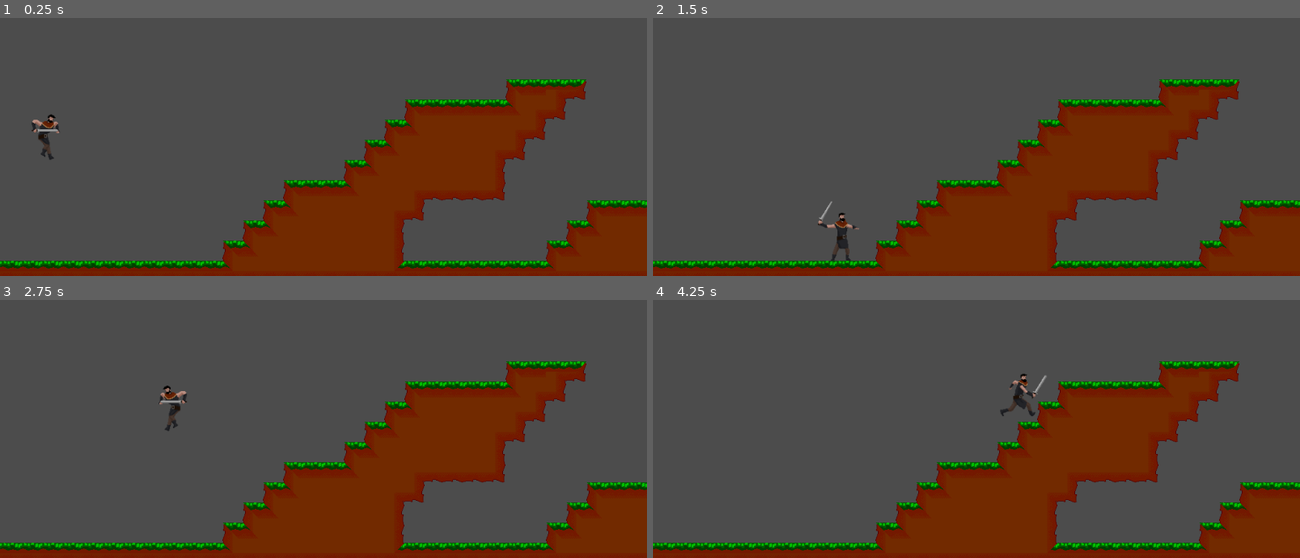
Above: before the commit, frames 1-4 (two rows, left to right).
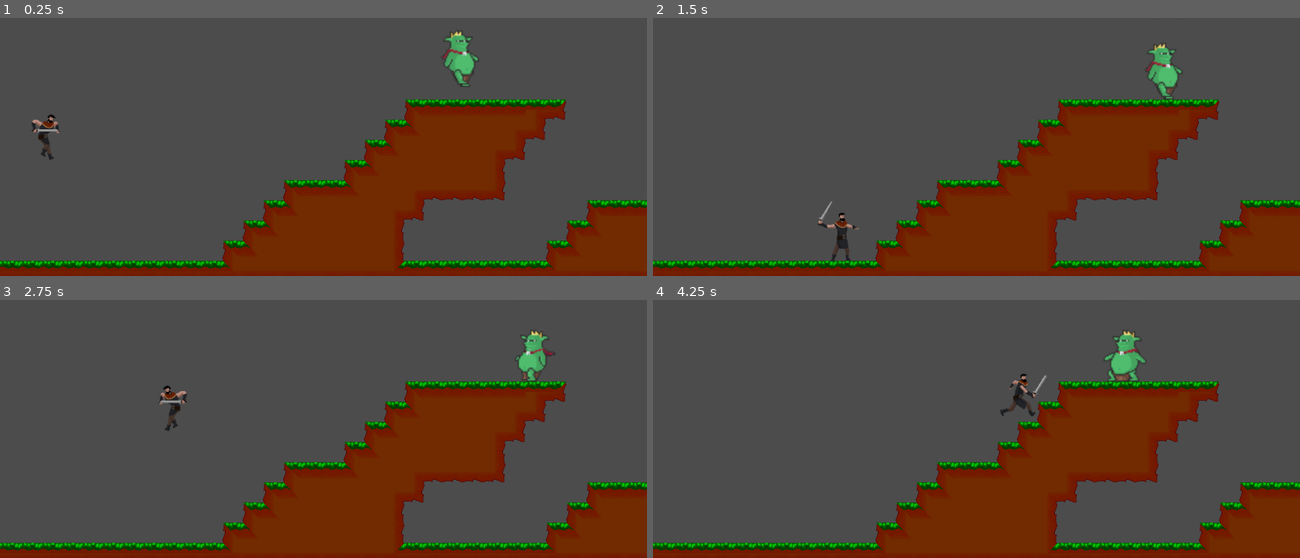
Above: after the commit, the same moments.

Repository: JasonWandrag/adventures_of_arthur
Game: Godot game, scene res://scenes/levels/Level_1.tscn
Two runs of this game, one before a commit and one after it. Both use one fixed random seed, a clock stepped at 60 frames per second and the inputs below. The project has no main scene, so this scene is started directly.
Inputs:
- Up to frame 1 (0.25 s): no input
- Up to frame 2 (1.5 s): hold Right (right) from 0.53 s (still down); tap Space (jump) at 0.6, 0.77, 1.07 s; tap Ctrl (attack) at 1.35 s
- Up to frame 3 (2.75 s): tap Space (jump) at 1.52, 1.55, 1.82, 2.1 s; release Right (right) at 2.03 s; hold Left (left) from 2.03 s (still down)
- Up to frame 4 (4.25 s): release Left (left) at 2.78 s; hold Right (right) from 2.78 s (still down); tap Ctrl (attack) at 2.85 s; tap Space (jump) at 3.02, 3.05, 3.32, 3.6, 3.77, 4.07 s

The runs differ from the first frame. In frame 1, 1.8% of the frame differs, in the area x 68-91%, y 5-35%; in frame 2, 1.7%; in frame 3, 1.6%; in frame 4, 1.9%, in the area x 69-91%, y 11-35%.

Commit message:
Added Ysbadadden

Diff:
--- a/project.godot
+++ b/project.godot
@@ -48,6 +48,15 @@
  ]
 }
 
+[layer_names]
+
+2d_physics/layer_1="Player"
+2d_physics/layer_2="Platform"
+2d_physics/layer_3="Fallzone"
+2d_physics/layer_4="Item"
+2d_physics/layer_5="Enemy"
+2d_physics/layer_6="Projectile"
+
 [physics]
 
 common/enable_pause_aware_picking=true
--- /dev/null
+++ b/scenes/enemies/Ysbaddaden.tscn
@@ -0,0 +1,560 @@
+[gd_scene load_steps=100 format=2]
+
+[ext_resource path="res://scripts/enemies/Ysbaddaden.gd" type="Script" id=1]
+[ext_resource path="res://assets/enemies/GiantKing.png" type="Texture" id=2]
+
+[sub_resource type="AtlasTexture" id=1]
+flags = 4
+atlas = ExtResource( 2 )
+region = Rect2( 0, 576, 64, 64 )
+
+[sub_resource type="AtlasTexture" id=2]
+flags = 4
+atlas = ExtResource( 2 )
+region = Rect2( 64, 576, 64, 64 )
+
+[sub_resource type="AtlasTexture" id=3]
+flags = 4
+atlas = ExtResource( 2 )
+region = Rect2( 128, 576, 64, 64 )
+
+[sub_resource type="AtlasTexture" id=4]
+flags = 4
+atlas = ExtResource( 2 )
+region = Rect2( 192, 576, 64, 64 )
+
+[sub_resource type="AtlasTexture" id=5]
+flags = 4
+atlas = ExtResource( 2 )
+region = Rect2( 256, 576, 64, 64 )
+
+[sub_resource type="AtlasTexture" id=6]
+flags = 4
+atlas = ExtResource( 2 )
+region = Rect2( 320, 576, 64, 64 )
+
+[sub_resource type="AtlasTexture" id=7]
+flags = 4
+atlas = ExtResource( 2 )
+region = Rect2( 0, 640, 64, 64 )
+
+[sub_resource type="AtlasTexture" id=8]
+flags = 4
+atlas = ExtResource( 2 )
+region = Rect2( 64, 640, 64, 64 )
+
+[sub_resource type="AtlasTexture" id=9]
+flags = 4
+atlas = ExtResource( 2 )
+region = Rect2( 128, 640, 64, 64 )
+
+[sub_resource type="AtlasTexture" id=10]
+flags = 4
+atlas = ExtResource( 2 )
+region = Rect2( 192, 640, 64, 64 )
+
+[sub_resource type="AtlasTexture" id=11]
+flags = 4
+atlas = ExtResource( 2 )
+region = Rect2( 256, 640, 64, 64 )
+
+[sub_resource type="AtlasTexture" id=12]
+flags = 4
+atlas = ExtResource( 2 )
+region = Rect2( 320, 640, 64, 64 )
+
+[sub_resource type="AtlasTexture" id=13]
+flags = 4
+atlas = ExtResource( 2 )
+region = Rect2( 384, 640, 64, 64 )
+
+[sub_resource type="AtlasTexture" id=14]
+flags = 4
+atlas = ExtResource( 2 )
+region = Rect2( 0, 448, 64, 64 )
+
+[sub_resource type="AtlasTexture" id=15]
+flags = 4
+atlas = ExtResource( 2 )
+region = Rect2( 64, 448, 64, 64 )
+
+[sub_resource type="AtlasTexture" id=16]
+flags = 4
+atlas = ExtResource( 2 )
+region = Rect2( 128, 448, 64, 64 )
+
+[sub_resource type="AtlasTexture" id=17]
+flags = 4
+atlas = ExtResource( 2 )
+region = Rect2( 192, 448, 64, 64 )
+
+[sub_resource type="AtlasTexture" id=18]
+flags = 4
+atlas = ExtResource( 2 )
+region = Rect2( 256, 448, 64, 64 )
+
+[sub_resource type="AtlasTexture" id=19]
+flags = 4
+atlas = ExtResource( 2 )
+region = Rect2( 320, 448, 64, 64 )
+
+[sub_resource type="AtlasTexture" id=20]
+flags = 4
+atlas = ExtResource( 2 )
+region = Rect2( 384, 448, 64, 64 )
+
+[sub_resource type="AtlasTexture" id=21]
+flags = 4
+atlas = ExtResource( 2 )
+region = Rect2( 448, 448, 64, 64 )
+
+[sub_resource type="AtlasTexture" id=22]
+flags = 4
+atlas = ExtResource( 2 )
+region = Rect2( 512, 448, 64, 64 )
+
+[sub_resource type="AtlasTexture" id=23]
+flags = 4
+atlas = ExtResource( 2 )
+region = Rect2( 576, 448, 64, 64 )
+
+[sub_resource type="AtlasTexture" id=24]
+flags = 4
+atlas = ExtResource( 2 )
+region = Rect2( 640, 448, 64, 64 )
+
+[sub_resource type="AtlasTexture" id=25]
+flags = 4
+atlas = ExtResource( 2 )
+region = Rect2( 0, 640, 64, 64 )
+
+[sub_resource type="AtlasTexture" id=26]
+flags = 4
+atlas = ExtResource( 2 )
+region = Rect2( 64, 640, 64, 64 )
+
+[sub_resource type="AtlasTexture" id=27]
+flags = 4
+atlas = ExtResource( 2 )
+region = Rect2( 128, 640, 64, 64 )
+
+[sub_resource type="AtlasTexture" id=28]
+flags = 4
+atlas = ExtResource( 2 )
+region = Rect2( 192, 640, 64, 64 )
+
+[sub_resource type="AtlasTexture" id=29]
+flags = 4
+atlas = ExtResource( 2 )
+region = Rect2( 256, 640, 64, 64 )
+
+[sub_resource type="AtlasTexture" id=30]
+flags = 4
+atlas = ExtResource( 2 )
+region = Rect2( 320, 640, 64, 64 )
+
+[sub_resource type="AtlasTexture" id=31]
+flags = 4
+atlas = ExtResource( 2 )
+region = Rect2( 384, 640, 64, 64 )
+
+[sub_resource type="AtlasTexture" id=32]
+flags = 4
+atlas = ExtResource( 2 )
+region = Rect2( 0, 64, 64, 64 )
+
+[sub_resource type="AtlasTexture" id=33]
+flags = 4
+atlas = ExtResource( 2 )
+region = Rect2( 64, 64, 64, 64 )
+
+[sub_resource type="AtlasTexture" id=34]
+flags = 4
+atlas = ExtResource( 2 )
+region = Rect2( 128, 64, 64, 64 )
+
+[sub_resource type="AtlasTexture" id=35]
+flags = 4
+atlas = ExtResource( 2 )
+region = Rect2( 192, 64, 64, 64 )
+
+[sub_resource type="AtlasTexture" id=36]
+flags = 4
+atlas = ExtResource( 2 )
+region = Rect2( 256, 64, 64, 64 )
+
+[sub_resource type="AtlasTexture" id=37]
+flags = 4
+atlas = ExtResource( 2 )
+region = Rect2( 320, 64, 64, 64 )
+
+[sub_resource type="AtlasTexture" id=38]
+flags = 4
+atlas = ExtResource( 2 )
+region = Rect2( 0, 128, 64, 64 )
+
+[sub_resource type="AtlasTexture" id=39]
+flags = 4
+atlas = ExtResource( 2 )
+region = Rect2( 64, 128, 64, 64 )
+
+[sub_resource type="AtlasTexture" id=40]
+flags = 4
+atlas = ExtResource( 2 )
+region = Rect2( 128, 128, 64, 64 )
+
+[sub_resource type="AtlasTexture" id=41]
+flags = 4
+atlas = ExtResource( 2 )
+region = Rect2( 192, 128, 64, 64 )
+
+[sub_resource type="AtlasTexture" id=42]
+flags = 4
+atlas = ExtResource( 2 )
+region = Rect2( 256, 128, 64, 64 )
+
+[sub_resource type="AtlasTexture" id=43]
+flags = 4
+atlas = ExtResource( 2 )
+region = Rect2( 320, 128, 64, 64 )
+
+[sub_resource type="AtlasTexture" id=44]
+flags = 4
+atlas = ExtResource( 2 )
+region = Rect2( 384, 128, 64, 64 )
+
+[sub_resource type="AtlasTexture" id=45]
+flags = 4
+atlas = ExtResource( 2 )
+region = Rect2( 448, 128, 64, 64 )
+
+[sub_resource type="AtlasTexture" id=46]
+flags = 4
+atlas = ExtResource( 2 )
+region = Rect2( 0, 384, 64, 64 )
+
+[sub_resource type="AtlasTexture" id=47]
+flags = 4
+atlas = ExtResource( 2 )
+region = Rect2( 64, 384, 64, 64 )
+
+[sub_resource type="AtlasTexture" id=48]
+flags = 4
+atlas = ExtResource( 2 )
+region = Rect2( 128, 384, 64, 64 )
+
+[sub_resource type="AtlasTexture" id=49]
+flags = 4
+atlas = ExtResource( 2 )
+region = Rect2( 192, 384, 64, 64 )
+
+[sub_resource type="AtlasTexture" id=50]
+flags = 4
+atlas = ExtResource( 2 )
+region = Rect2( 0, 192, 64, 64 )
+
+[sub_resource type="AtlasTexture" id=51]
+flags = 4
+atlas = ExtResource( 2 )
+region = Rect2( 64, 192, 64, 64 )
+
+[sub_resource type="AtlasTexture" id=52]
+flags = 4
+atlas = ExtResource( 2 )
+region = Rect2( 128, 192, 64, 64 )
+
+[sub_resource type="AtlasTexture" id=53]
+flags = 4
+atlas = ExtResource( 2 )
+region = Rect2( 192, 192, 64, 64 )
+
+[sub_resource type="AtlasTexture" id=54]
+flags = 4
+atlas = ExtResource( 2 )
+region = Rect2( 256, 192, 64, 64 )
+
+[sub_resource type="AtlasTexture" id=55]
+flags = 4
+atlas = ExtResource( 2 )
+region = Rect2( 320, 192, 64, 64 )
+
+[sub_resource type="AtlasTexture" id=56]
+flags = 4
+atlas = ExtResource( 2 )
+region = Rect2( 384, 192, 64, 64 )
+
+[sub_resource type="AtlasTexture" id=57]
+flags = 4
+atlas = ExtResource( 2 )
+region = Rect2( 448, 192, 64, 64 )
+
+[sub_resource type="AtlasTexture" id=58]
+flags = 4
+atlas = ExtResource( 2 )
+region = Rect2( 512, 192, 64, 64 )
+
+[sub_resource type="AtlasTexture" id=59]
+flags = 4
+atlas = ExtResource( 2 )
+region = Rect2( 576, 192, 64, 64 )
+
+[sub_resource type="AtlasTexture" id=60]
+flags = 4
+atlas = ExtResource( 2 )
+region = Rect2( 640, 192, 64, 64 )
+
+[sub_resource type="AtlasTexture" id=61]
+flags = 4
+atlas = ExtResource( 2 )
+region = Rect2( 704, 192, 64, 64 )
+
+[sub_resource type="AtlasTexture" id=62]
+flags = 4
+atlas = ExtResource( 2 )
+region = Rect2( 0, 256, 64, 64 )
+
+[sub_resource type="AtlasTexture" id=63]
+flags = 4
+atlas = ExtResource( 2 )
+region = Rect2( 64, 256, 64, 64 )
+
+[sub_resource type="AtlasTexture" id=64]
+flags = 4
+atlas = ExtResource( 2 )
+region = Rect2( 128, 256, 64, 64 )
+
+[sub_resource type="AtlasTexture" id=65]
+flags = 4
+atlas = ExtResource( 2 )
+region = Rect2( 192, 256, 64, 64 )
+
+[sub_resource type="AtlasTexture" id=66]
+flags = 4
+atlas = ExtResource( 2 )
+region = Rect2( 256, 256, 64, 64 )
+
+[sub_resource type="AtlasTexture" id=67]
+flags = 4
+atlas = ExtResource( 2 )
+region = Rect2( 320, 256, 64, 64 )
+
+[sub_resource type="AtlasTexture" id=68]
+flags = 4
+atlas = ExtResource( 2 )
+region = Rect2( 384, 256, 64, 64 )
+
+[sub_resource type="AtlasTexture" id=69]
+flags = 4
+atlas = ExtResource( 2 )
+region = Rect2( 448, 256, 64, 64 )
+
+[sub_resource type="AtlasTexture" id=70]
+flags = 4
+atlas = ExtResource( 2 )
+region = Rect2( 0, 320, 64, 64 )
+
+[sub_resource type="AtlasTexture" id=71]
+flags = 4
+atlas = ExtResource( 2 )
+region = Rect2( 64, 320, 64, 64 )
+
+[sub_resource type="AtlasTexture" id=72]
+flags = 4
+atlas = ExtResource( 2 )
+region = Rect2( 128, 320, 64, 64 )
+
+[sub_resource type="AtlasTexture" id=73]
+flags = 4
+atlas = ExtResource( 2 )
+region = Rect2( 192, 320, 64, 64 )
+
+[sub_resource type="AtlasTexture" id=74]
+flags = 4
+atlas = ExtResource( 2 )
+region = Rect2( 256, 320, 64, 64 )
+
+[sub_resource type="AtlasTexture" id=75]
+flags = 4
+atlas = ExtResource( 2 )
+region = Rect2( 320, 320, 64, 64 )
+
+[sub_resource type="AtlasTexture" id=76]
+flags = 4
+atlas = ExtResource( 2 )
+region = Rect2( 384, 320, 64, 64 )
+
+[sub_resource type="AtlasTexture" id=77]
+flags = 4
+atlas = ExtResource( 2 )
+region = Rect2( 448, 320, 64, 64 )
+
+[sub_resource type="AtlasTexture" id=78]
+flags = 4
+atlas = ExtResource( 2 )
+region = Rect2( 512, 320, 64, 64 )
+
+[sub_resource type="AtlasTexture" id=79]
+flags = 4
+atlas = ExtResource( 2 )
+region = Rect2( 576, 320, 64, 64 )
+
+[sub_resource type="AtlasTexture" id=80]
+flags = 4
+atlas = ExtResource( 2 )
+region = Rect2( 640, 320, 64, 64 )
+
+[sub_resource type="AtlasTexture" id=81]
+flags = 4
+atlas = ExtResource( 2 )
+region = Rect2( 704, 320, 64, 64 )
+
+[sub_resource type="AtlasTexture" id=82]
+flags = 4
+atlas = ExtResource( 2 )
+region = Rect2( 768, 320, 64, 64 )
+
+[sub_resource type="AtlasTexture" id=83]
+flags = 4
+atlas = ExtResource( 2 )
+region = Rect2( 832, 320, 64, 64 )
+
+[sub_resource type="AtlasTexture" id=84]
+flags = 4
+atlas = ExtResource( 2 )
+region = Rect2( 896, 320, 64, 64 )
+
+[sub_resource type="AtlasTexture" id=85]
+flags = 4
+atlas = ExtResource( 2 )
+region = Rect2( 960, 320, 64, 64 )
+
+[sub_resource type="AtlasTexture" id=86]
+flags = 4
+atlas = ExtResource( 2 )
+region = Rect2( 0, 576, 64, 64 )
+
+[sub_resource type="AtlasTexture" id=87]
+flags = 4
+atlas = ExtResource( 2 )
+region = Rect2( 64, 576, 64, 64 )
+
+[sub_resource type="AtlasTexture" id=88]
+flags = 4
+atlas = ExtResource( 2 )
+region = Rect2( 128, 576, 64, 64 )
+
+[sub_resource type="AtlasTexture" id=89]
+flags = 4
+atlas = ExtResource( 2 )
+region = Rect2( 192, 576, 64, 64 )
+
+[sub_resource type="AtlasTexture" id=90]
+flags = 4
+atlas = ExtResource( 2 )
+region = Rect2( 256, 576, 64, 64 )
+
+[sub_resource type="AtlasTexture" id=91]
+flags = 4
+atlas = ExtResource( 2 )
+region = Rect2( 320, 576, 64, 64 )
+
+[sub_resource type="AtlasTexture" id=92]
+flags = 4
+atlas = ExtResource( 2 )
+region = Rect2( 0, 0, 64, 64 )
+
+[sub_resource type="AtlasTexture" id=93]
+flags = 4
+atlas = ExtResource( 2 )
+region = Rect2( 64, 0, 64, 64 )
+
+[sub_resource type="AtlasTexture" id=94]
+flags = 4
+atlas = ExtResource( 2 )
+region = Rect2( 128, 0, 64, 64 )
+
+[sub_resource type="AtlasTexture" id=95]
+flags = 4
+atlas = ExtResource( 2 )
+region = Rect2( 192, 0, 64, 64 )
+
+[sub_resource type="SpriteFrames" id=96]
+animations = [ {
+"frames": [ SubResource( 1 ), SubResource( 2 ), SubResource( 3 ), SubResource( 4 ), SubResource( 5 ), SubResource( 6 ), SubResource( 7 ), SubResource( 8 ), SubResource( 9 ), SubResource( 10 ), SubResource( 11 ), SubResource( 12 ), SubResource( 13 ) ],
+"loop": true,
+"name": "Jump",
+"speed": 10.0
+}, {
+"frames": [ SubResource( 14 ), SubResource( 15 ), SubResource( 16 ), SubResource( 17 ), SubResource( 18 ), SubResource( 19 ), SubResource( 20 ), SubResource( 21 ), SubResource( 22 ), SubResource( 23 ), SubResource( 24 ) ],
+"loop": true,
+"name": "Die",
+"speed": 10.0
+}, {
+"frames": [ SubResource( 25 ), SubResource( 26 ), SubResource( 27 ), SubResource( 28 ), SubResource( 29 ), SubResource( 30 ), SubResource( 31 ) ],
+"loop": true,
+"name": "FallDown",
+"speed": 10.0
+}, {
+"frames": [ SubResource( 32 ), SubResource( 33 ), SubResource( 34 ), SubResource( 35 ), SubResource( 36 ), SubResource( 37 ) ],
+"loop": true,
+"name": "Walk",
+"speed": 10.0
+}, {
+"frames": [ SubResource( 38 ), SubResource( 39 ), SubResource( 40 ), SubResource( 41 ), SubResource( 42 ), SubResource( 43 ), SubResource( 44 ), SubResource( 45 ) ],
+"loop": true,
+"name": "Surprise",
+"speed": 10.0
+}, {
+"frames": [ SubResource( 46 ), SubResource( 47 ), SubResource( 48 ), SubResource( 49 ) ],
+"loop": true,
+"name": "TakeDamage",
+"speed": 10.0
+}, {
+"frames": [ SubResource( 50 ), SubResource( 51 ), SubResource( 52 ), SubResource( 53 ), SubResource( 54 ), SubResource( 55 ), SubResource( 56 ), SubResource( 57 ), SubResource( 58 ), SubResource( 59 ), SubResource( 60 ), SubResource( 61 ), SubResource( 62 ), SubResource( 63 ), SubResource( 64 ), SubResource( 65 ), SubResource( 66 ), SubResource( 67 ), SubResource( 68 ), SubResource( 69 ) ],
+"loop": true,
+"name": "Throw",
+"speed": 10.0
+}, {
+"frames": [ SubResource( 70 ), SubResource( 71 ), SubResource( 72 ), SubResource( 73 ), SubResource( 74 ), SubResource( 75 ), SubResource( 76 ), SubResource( 77 ), SubResource( 78 ), SubResource( 79 ), SubResource( 80 ), SubResource( 81 ), SubResource( 82 ), SubResource( 83 ), SubResource( 84 ), SubResource( 85 ) ],
+"loop": true,
+"name": "Eat",
+"speed": 10.0
+}, {
+"frames": [ SubResource( 86 ), SubResource( 87 ), SubResource( 88 ), SubResource( 89 ), SubResource( 90 ), SubResource( 91 ) ],
+"loop": true,
+"name": "JumpUp",
+"speed": 10.0
+}, {
+"frames": [ SubResource( 92 ), SubResource( 93 ), SubResource( 94 ), SubResource( 95 ) ],
+"loop": true,
+"name": "Idle",
+"speed": 10.0
+} ]
+
+[sub_resource type="RectangleShape2D" id=97]
+extents = Vector2( 24, 40 )
+
+[node name="Ysbaddaden" type="KinematicBody2D"]
+script = ExtResource( 1 )
+
+[node name="AnimatedSprite" type="AnimatedSprite" parent="."]
+scale = Vector2( 2, 2 )
+frames = SubResource( 96 )
+animation = "Idle"
+frame = 1
+playing = true
+__meta__ = {
+"_edit_lock_": true
+}
+
+[node name="CollisionShape2D" type="CollisionShape2D" parent="."]
+position = Vector2( 0, 24 )
+shape = SubResource( 97 )
+__meta__ = {
+"_edit_lock_": true
+}
+
+[node name="RayCast2D" type="RayCast2D" parent="."]
+position = Vector2( 32, 16 )
+enabled = true
+collision_mask = 2
--- a/scenes/levels/Level_1.tscn
+++ b/scenes/levels/Level_1.tscn
@@ -1,10 +1,17 @@
-[gd_scene load_steps=17 format=2]
+[gd_scene load_steps=18 format=2]
 
 [ext_resource path="res://assets/tilesets/assorted/Shaded_Grass_tileset.png" type="Texture" id=1]
 [ext_resource path="res://scenes/characters/Arthur.tscn" type="PackedScene" id=2]
+[ext_resource path="res://scenes/enemies/Ysbaddaden.tscn" type="PackedScene" id=3]
+
+[sub_resource type="ConvexPolygonShape2D" id=1]
+points = PoolVector2Array( 32, 32, 0, 32, 0, 0, 32, 0 )
+
+[sub_resource type="ConvexPolygonShape2D" id=2]
+points = PoolVector2Array( 0, 0, 32, 0, 32, 32, 0, 32 )
 
 [sub_resource type="ConvexPolygonShape2D" id=3]
-points = PoolVector2Array( 32, 32, 0, 32, 0, 0, 32, 0 )
+points = PoolVector2Array( 0, 0, 32, 0, 32, 32, 0, 32 )
 
 [sub_resource type="ConvexPolygonShape2D" id=4]
 points = PoolVector2Array( 0, 0, 32, 0, 32, 32, 0, 32 )
@@ -36,13 +43,7 @@
 [sub_resource type="ConvexPolygonShape2D" id=13]
 points = PoolVector2Array( 0, 0, 32, 0, 32, 32, 0, 32 )
 
-[sub_resource type="ConvexPolygonShape2D" id=14]
-points = PoolVector2Array( 0, 0, 32, 0, 32, 32, 0, 32 )
-
-[sub_resource type="ConvexPolygonShape2D" id=15]
-points = PoolVector2Array( 0, 0, 32, 0, 32, 32, 0, 32 )
-
-[sub_resource type="TileSet" id=2]
+[sub_resource type="TileSet" id=14]
 0/name = "Shaded_Grass_tileset.png 0"
 0/texture = ExtResource( 1 )
 0/tex_offset = Vector2( 0, 0 )
@@ -149,10 +150,14 @@
 [node name="Level_1" type="Node2D"]
 
 [node name="TileMap" type="TileMap" parent="."]
-tile_set = SubResource( 2 )
+tile_set = SubResource( 14 )
 cell_size = Vector2( 32, 32 )
+collision_layer = 2
 format = 1
-tile_data = PoolIntArray( -1835009, 0, 3, -1769473, 0, 65539 …(11162 unchanged characters)… 524411, 0, 65538, 655359, 0, 65539, 589849, 0, 0, 589850, 0, 1, 589851, 0, 5, 589852, 0, 196610, 589866, 0, 0, 589867, 0, 1, 589868, 0, 1, 589869, 0, 1, 589870, 0, 1, 589871, 0, 1, 589872, 0, 1, 589873, 0, 2, 589936, 0, 0, 589937, 0, 1, 589938, 0, 131078, 589939, 0, 65537, 589940, 0, 65537, 589941, 0, 65537, 589942, 0, 65537, 589943, 0, 65537, 589944, 0, 65537, 589945, 0, 65537, 589946, 0, 65537, 589947, 0, 65538, 720895, 0, 65539, 655380, 0, 0, 655381, 0, 1, 655382, 0, 1, 655383, 0, 1, 655384, 0, 1, 655385, 0, 131078, 655386, 0, 65541, 655387, 0, 131074, 655399, 0, 0, 655400, 0, 1, 655401, 0, …(11752 unchanged characters)…
+tile_data = PoolIntArray( -1835009, 0, 3, -1769473, 0, 65539 …(11162 unchanged characters)… 524411, 0, 65538, 655359, 0, 65539, 589866, 0, 0, 589867, 0, 1, 589868, 0, 1, 589869, 0, 1, 589870, 0, 1, 589871, 0, 1, 589872, 0, 1, 589873, 0, 2, 589936, 0, 0, 589937, 0, 1, 589938, 0, 131078, 589939, 0, 65537, 589940, 0, 65537, 589941, 0, 65537, 589942, 0, 65537, 589943, 0, 65537, 589944, 0, 65537, 589945, 0, 65537, 589946, 0, 65537, 589947, 0, 65538, 720895, 0, 65539, 655380, 0, 0, 655381, 0, 1, 655382, 0, 1, 655383, 0, 1, 655384, 0, 1, 655385, 0, 1, 655386, 0, 5, 655387, 0, 196610, 655399, 0, 0, 655400, 0, 1, 655401, 0, …(11752 unchanged characters)…
 
 [node name="Arthur" parent="." instance=ExtResource( 2 )]
 position = Vector2( 71, 302 )
+
+[node name="Ysbaddaden" parent="." instance=ExtResource( 3 )]
+position = Vector2( 712, 216 )
--- a/scripts/characters/Arthur.gd
+++ b/scripts/characters/Arthur.gd
@@ -8,7 +8,7 @@
 var attack_num = 1
 var attack_anim = null
 
-func _physics_process(delta):
+func _physics_process(_delta):
 	physics()
 	input_actions()
 	animation_state()
--- /dev/null
+++ b/scripts/enemies/Ysbaddaden.gd
@@ -0,0 +1,27 @@
+extends KinematicBody2D
+
+# Ysbadadden Settings
+var gravity = 10
+var velocity = Vector2(0,0)
+var speed = 64
+var jump_force = -850
+var is_moving_right = true
+
+func _ready():
+	$AnimatedSprite.play("Walk")
+
+
+func _physics_process(delta):
+	move_character()
+	detect_turn_around()
+
+func move_character():
+	velocity.x = speed if is_moving_right else -speed;
+	velocity.y += gravity;
+
+	velocity = move_and_slide(velocity, Vector2.UP)
+
+func detect_turn_around():
+	if not $RayCast2D.is_colliding() and is_on_floor():
+		is_moving_right = !is_moving_right
+		scale.x = -scale.x
Binary file added: assets/enemies/Cyclops Sprite Sheet.png
Not shown, added: assets/enemies/Cyclops Sprite Sheet.png.import
Binary file added: assets/enemies/GiantKing.png
Not shown, added: assets/enemies/GiantKing.png.import
Binary file added: assets/items/Coin Bag Sprite Sheet.png
Not shown, added: assets/items/Coin Bag Sprite Sheet.png.import
Not shown: 1 places in scenes/levels/Level_1.tscn that only renumber resources
